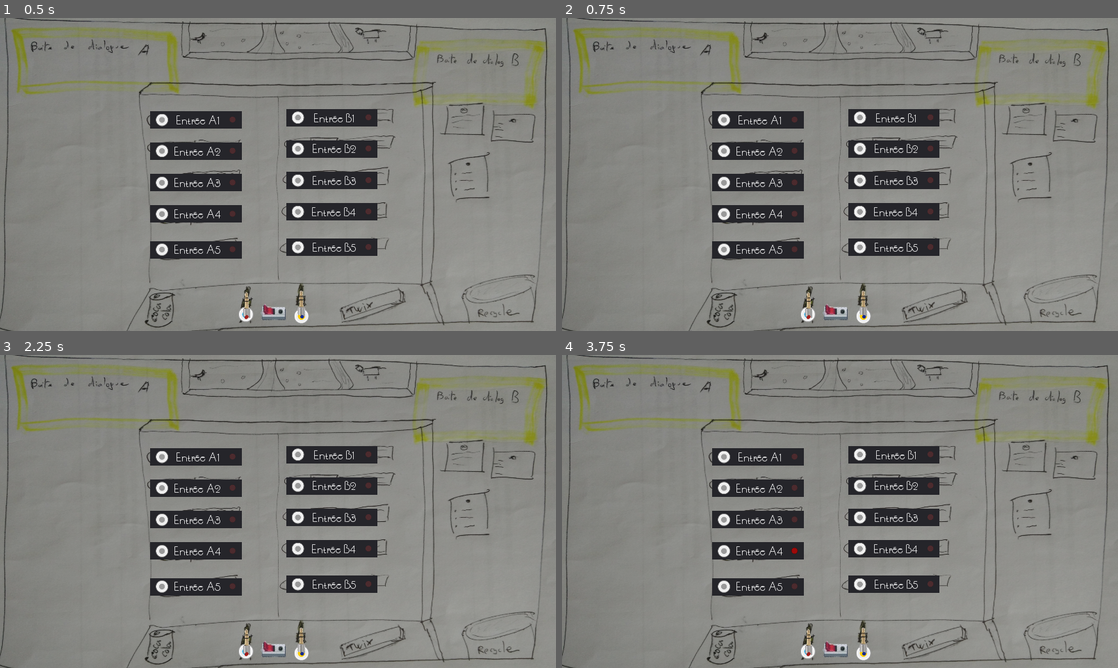
Above: before the commit, frames 1-4 (two rows, left to right).
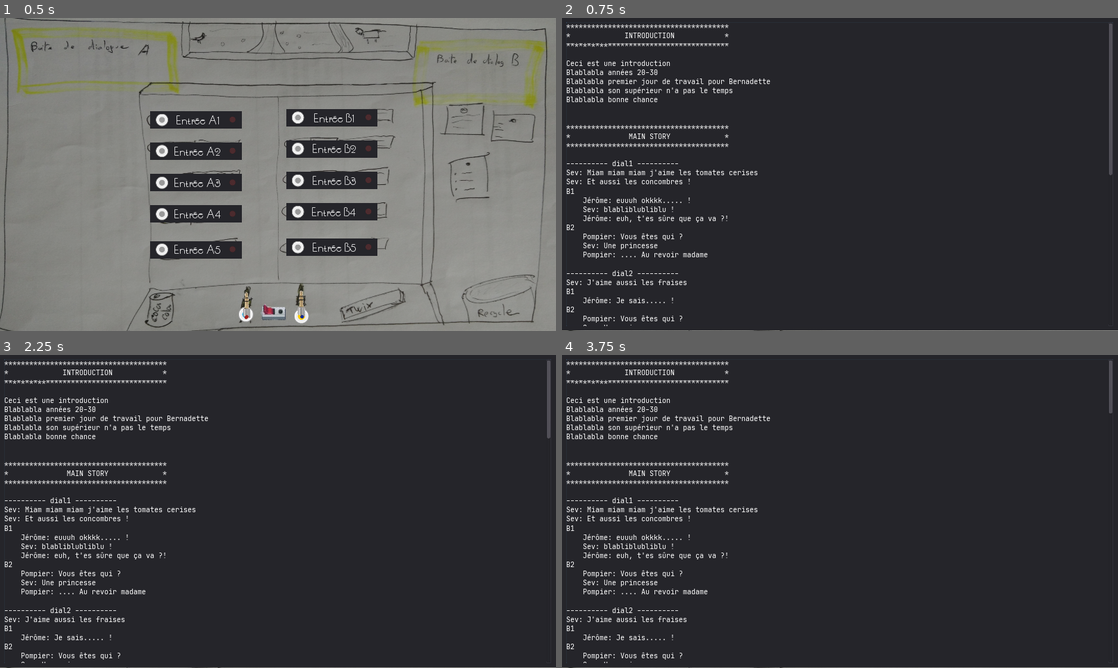
Above: after the commit, the same moments.

Repository: Nutriz/GodotWildJam21
Game: Godot game, scene res://Game.tscn
The game is run twice, just before and just after one commit, with the same random seed, the same clock (stepped at 60 frames per second) and the same inputs.
Inputs (mouse positions are in pixels of both pictures, inside the frame that each line leads up to):
- Up to frame 1 (0.5 s): no input
- Up to frame 2 (0.75 s): tap Enter (debug, bound only after the commit) at 0.5 s; move the mouse to (723, 121) at 0.52 s; click (723, 121) at 0.67 s
- Up to frame 3 (2.25 s): tap Space (skip) at 1.25 s; move the mouse to (161, 489) at 1.27 s; click (161, 489) at 1.42 s; tap Enter (debug, bound only after the commit) at 2 s; move the mouse to (161, 520) at 2.02 s; click (161, 520) at 2.17 s
- Up to frame 4 (3.75 s): tap Space (skip) at 2.75 s; move the mouse to (723, 552) at 2.77 s; click (723, 552) at 2.92 s; tap Enter (debug, bound only after the commit) at 3.5 s; move the mouse to (723, 586) at 3.52 s; click (723, 586) at 3.67 s

Frame 1 is identical in both runs. In frame 2, 91% of the frame differs, in the area x 0-100%, y 0-100%; in frame 3, 91%; in frame 4, 91%.

Commit message:
Better dialogue system, also english support added

Diff:
--- a/Assets/Dialogues/dialogues.json.gd
+++ b/Assets/Dialogues/dialogues.json.gd
@@ -6,17 +6,33 @@
 		"B4": "Louis",
 		"B5": "Pompier"
 	},
+	"introduction_fr": [
+		"Ceci est une introduction",
+		"Blablabla années 20-30",
+		"Blablabla premier jour de travail pour Bernadette",
+		"Blablabla son supérieur n'a pas le temps",
+		"Blablabla bonne chance"
+	],
+	"introduction_en": [
+		"This is an introduction...",
+		"This is an introduction...",
+		"This is an introduction...",
+		"This is an introduction...",
+		"This is an introduction..."
+	],
 	"main_story": {
 		"dial1": [
 			{
 				"name": "Sev",
 				"pos": "caller",
-				"text": "Miam miam miam j'aime les tomates cerises"
+				"text_fr": "Miam miam miam j'aime les tomates cerises",
+				"text_en": ""
 			},
 			{
 				"name": "Sev",
 				"pos": "caller",
-				"text": "Et aussi les concombres !",
+				"text_fr": "Et aussi les concombres !",
+				"text_en": "",
 				"holding": true
 			},
 			{
@@ -24,34 +40,40 @@
 					{
 						"name": "Jérôme",
 						"pos": "called",
-						"text": "euuuh okkkk..... !"
+						"text_fr": "euuuh okkkk..... !",
+						"text_en": ""
 					},
 					{
 						"name": "Sev",
 						"pos": "caller",
-						"text": "blabliblubliblu !"
+						"text_fr": "blabliblubliblu !",
+						"text_en": ""
 					},
 					{
 						"name": "Jérôme",
 						"pos": "called",
-						"text": "euh, t'es sûre que ça va ?!"
-					}
-				],
-				"B2": [
-					{
-						"name": "Pompier",
-						"pos": "called",
-						"text": "Vous êtes qui ?"
+						"text_fr": "euh, t'es sûre que ça va ?!",
+						"text_en": ""
+					}
+				],
+				"B2": [
+					{
+						"name": "Pompier",
+						"pos": "called",
+						"text_fr": "Vous êtes qui ?",
+						"text_en": ""
 					},
 					{
 						"name": "Sev",
 						"pos": "caller",
-						"text": "Une princesse"
-					},
-					{
-						"name": "Pompier",
-						"pos": "called",
-						"text": ".... Au revoir madame"
+						"text_fr": "Une princesse",
+						"text_en": ""
+					},
+					{
+						"name": "Pompier",
+						"pos": "called",
+						"text_fr": ".... Au revoir madame",
+						"text_en": ""
 					}
 				]
 			}
@@ -60,7 +82,8 @@
 			{
 				"name": "Sev",
 				"pos": "caller",
-				"text": "J'aime aussi les fraises",
+				"text_fr": "J'aime aussi les fraises",
+				"text_en": "",
 				"holding": true
 			},
 			{
@@ -68,24 +91,28 @@
 					{
 						"name": "Jérôme",
 						"pos": "called",
-						"text": "Je sais..... !"
-					}
-				],
-				"B2": [
-					{
-						"name": "Pompier",
-						"pos": "called",
-						"text": "Vous êtes qui ?"
+						"text_fr": "Je sais..... !",
+						"text_en": ""
+					}
+				],
+				"B2": [
+					{
+						"name": "Pompier",
+						"pos": "called",
+						"text_fr": "Vous êtes qui ?",
+						"text_en": ""
 					},
 					{
 						"name": "Sev",
 						"pos": "caller",
-						"text": "Une princesse"
-					},
-					{
-						"name": "Pompier",
-						"pos": "called",
-						"text": ".... Au revoir madame"
+						"text_fr": "Une princesse",
+						"text_en": ""
+					},
+					{
+						"name": "Pompier",
+						"pos": "called",
+						"text_fr": ".... Au revoir madame",
+						"text_en": ""
 					}
 				]
 			}
@@ -96,43 +123,49 @@
 			{
 				"name": "Barman",
 				"pos": "caller",
-				"text": "C'est pour une commande de bières",
-				"holding": true
-			},
-			{
-				"B1": [
-					{
-						"name": "B1",
-						"pos": "called",
-						"text": "euuuh okkkk..... !"
-					}
-				],
-				"B2": [
-					{
-						"name": "B2",
-						"pos": "called",
-						"text": "euuuh okkkk..... !"
+				"text_fr": "C'est pour une commande de bières",
+				"text_en": "",
+				"holding": true
+			},
+			{
+				"B1": [
+					{
+						"name": "Lucien",
+						"pos": "called",
+						"text_fr": "J'adoreeee la météooooore",
+						"text_en": ""
+					}
+				],
+				"B2": [
+					{
+						"name": "Jaques",
+						"pos": "called",
+						"text_fr": "Désolé monsieur je ne suis pas la personne qu'il vous faut",
+						"text_en": ""
 					}
 				],
 				"B3": [
 					{
-						"name": "B3",
-						"pos": "called",
-						"text": "euuuh okkkk..... !"
+						"name": "George",
+						"pos": "called",
+						"text_fr": "... ... ... ......",
+						"text_en": ""
 					}
 				],
 				"B4": [
 					{
-						"name": "B4",
-						"pos": "called",
-						"text": "euuuh okkkk..... !"
+						"name": "Alphonse",
+						"pos": "called",
+						"text_fr": "Hip...je dis ouip !",
+						"text_en": ""
 					}
 				],
 				"B5": [
 					{
-						"name": "B5",
-						"pos": "called",
-						"text": "euuuh okkkk..... !"
+						"name": "Chef",
+						"pos": "called",
+						"text_fr": "Moi je fais le manger, pas le boisson",
+						"text_en": ""
 					}
 				]
 			}
@@ -141,7 +174,8 @@
 			{
 				"name": "Tintin",
 				"pos": "caller",
-				"text": "On va sur la lune !!!",
+				"text_fr": "On va sur la lune !!!",
+				"text_en": "",
 				"holding": true
 			},
 			{
@@ -149,35 +183,40 @@
 					{
 						"name": "B1",
 						"pos": "called",
-						"text": "Tonnerre de Brest  !"
+						"text_fr": "Tonnerre de Brest  !",
+						"text_en": ""
 					}
 				],
 				"B2": [
 					{
 						"name": "B2",
 						"pos": "called",
-						"text": "Tonnerre de Brest  !"
+						"text_fr": "Tonnerre de Brest  !",
+						"text_en": ""
 					}
 				],
 				"B3": [
 					{
 						"name": "B3",
 						"pos": "called",
-						"text": "Tonnerre de Brest  !"
+						"text_fr": "Tonnerre de Brest  !",
+						"text_en": ""
 					}
 				],
 				"B4": [
 					{
 						"name": "B4",
 						"pos": "called",
-						"text": "Tonnerre de Brest  !"
+						"text_fr": "Tonnerre de Brest  !",
+						"text_en": ""
 					}
 				],
 				"B5": [
 					{
 						"name": "B5",
 						"pos": "called",
-						"text": "Tonnerre de Brest  !"
+						"text_fr": "Tonnerre de Brest  !",
+						"text_en": ""
 					}
 				]
 			}
--- a/Game.gd
+++ b/Game.gd
@@ -18,6 +18,43 @@
 
 	if Input.is_action_pressed("quit"):
 		get_tree().quit()
+
+	if Input.is_action_just_pressed("debug"):
+		$Debug.visible = true
+		$Debug/D.text += "***************************************\n"
+		$Debug/D.text += "*             INTRODUCTION            *\n"
+		$Debug/D.text += "***************************************\n"
+
+		for msg in Global.introduction:
+			$Debug/D.text += "\n" + msg
+
+		$Debug/D.text += "\n\n\n***************************************\n"
+		$Debug/D.text += "*              MAIN STORY             *\n"
+		$Debug/D.text += "***************************************\n"
+
+		debug(Global.main_story)
+
+		$Debug/D.text += "\n\n***************************************\n"
+		$Debug/D.text += "*          SECONDARIES STORY          *\n"
+		$Debug/D.text += "***************************************\n"
+		debug(Global.secondary_stories)
+
+func debug(story):
+	for dial in story:
+		$Debug/D.text += "\n---------- " + dial + " ----------"
+		var curr_dial = story[dial]
+		for msg_index in curr_dial.size():
+			if msg_index < curr_dial.size() - 1:
+				$Debug/D.text += "\n" + curr_dial[msg_index].name + ": " + $DialogSystem/CallerDialog.get_text(curr_dial[msg_index])
+			else:
+				for b in curr_dial[msg_index]:
+					$Debug/D.text += "\n" + b
+					for answer_index in curr_dial[msg_index][b].size():
+						if curr_dial[msg_index][b][answer_index].pos == "called":
+							$Debug/D.text += "\n\t" + curr_dial[msg_index][b][answer_index].name + ": " + $DialogSystem/CallerDialog.get_text(curr_dial[msg_index][b][answer_index])
+						else:
+							$Debug/D.text += "\n\t" + curr_dial[msg_index][b][answer_index].name + ": " + $DialogSystem/CallerDialog.get_text(curr_dial[msg_index][b][answer_index])
+		$Debug/D.text += "\n"
 
 func refresh_cable_position():
 	$CableJackA.remove_point(1)
--- a/Game.tscn
+++ b/Game.tscn
@@ -13,6 +13,10 @@
 [ext_resource path="res://Assets/Sprites/switch_button_on.png" type="Texture" id=11]
 [ext_resource path="res://Assets/Sprites/switch_button_off.png" type="Texture" id=12]
 [ext_resource path="res://Assets/Sounds/noise2.ogg" type="AudioStream" id=13]
+[ext_resource path="res://Assets/Font/JetBrainsMono-Regular.ttf" type="DynamicFontData" id=14]
+
+[sub_resource type="DynamicFont" id=1]
+font_data = ExtResource( 14 )
 
 [node name="Game" type="Node2D"]
 script = ExtResource( 1 )
@@ -187,5 +191,22 @@
 stream = ExtResource( 13 )
 volume_db = -24.0
 pitch_scale = 0.81
+
+[node name="Debug" type="Panel" parent="."]
+visible = false
+margin_right = 1280.0
+margin_bottom = 718.0
+__meta__ = {
+"_edit_use_anchors_": false
+}
+
+[node name="D" type="RichTextLabel" parent="Debug"]
+margin_left = 10.0
+margin_top = 10.0
+margin_right = 1269.0
+margin_bottom = 709.0
+focus_mode = 2
+custom_fonts/normal_font = SubResource( 1 )
+selection_enabled = true
 [connection signal="toggled" from="HoldSwitch" to="." method="_on_holding_toggled"]
 [connection signal="timeout" from="CallTimer" to="." method="_on_call_timer_timeout"]
--- a/Scenes/DialogSystem.gd
+++ b/Scenes/DialogSystem.gd
@@ -1,8 +1,4 @@
 extends Control
-
-onready var dials = load_dialogue("res://Assets/Dialogues/dialogues.json.gd")
-onready var main_story = dials["main_story"]
-onready var secondary_stories = dials["secondary_stories"]
 
 var story_index = 0
 
@@ -42,15 +38,6 @@
 	$CalledDialog.hide()
 	Events.emit_signal("dialogue_finished")
 
-func load_dialogue(file_path):
-	var file = File.new()
-	assert(file.file_exists(file_path), "file don't exist")
-
-	file.open(file_path, file.READ)
-	var dialogues = parse_json(file.get_as_text())
-	assert(dialogues.size() > 0, "dialogue is empty")
-	return dialogues
-
 func on_start_dialogue():
 	msg_index = 0
 	start_new_dialog()
@@ -71,13 +58,13 @@
 	if randi() % 2 == 0:
 		story_index += 1
 		print("start new story dialogue, index: " + str(story_index))
-		curr_dial = main_story["dial" + str(story_index)]
+		curr_dial = Global.main_story["dial" + str(story_index)]
 	else:
-		var max_index = secondary_stories.size()
+		var max_index = Global.secondary_stories.size()
 		var index = (randi() % max_index) + 1
 		assert(index > 0)
 		print("start new secondary story dialogue, index: " + str(index))
-		curr_dial = secondary_stories["dial" + str(index)]
+		curr_dial = Global.secondary_stories["dial" + str(index)]
 
 func on_holding():
 
--- a/Scripts/Dialog.gd
+++ b/Scripts/Dialog.gd
@@ -10,7 +10,7 @@
 	visible = true
 	display_indicator(false)
 
-	$Text.text = msg.name + ": " + msg.text
+	$Text.text = msg.name + ": " + get_text(msg)
 	$Text.visible_characters = msg.name.length() + 1
 	$NextCharacter.start()
 
@@ -22,14 +22,14 @@
 	return $NextIndicator.visible
 
 func skip_to_end_of_text():
-	$Text.visible_characters = msg.name.length() + msg.text.length() + 8
+	$Text.visible_characters = msg.name.length() +get_text(msg).length() + 8
 
 func display_indicator(must_display):
 	$NextIndicator.visible = must_display
 
 func _on_next_character_timeout():
 	if msg.pos == "caller":
-		if ($Text.visible_characters == msg.name.length() + msg.text.length() + 8):
+		if ($Text.visible_characters == msg.name.length() + get_text(msg).length() + 8):
 			if msg.has("holding"):
 				Events.emit_signal("can_be_holded", self)
 			else:
@@ -37,7 +37,13 @@
 		else:
 			$Text.visible_characters += 1
 	else:
-		if ($Text.visible_characters == msg.name.length() + msg.text.length() + 8):
+		if ($Text.visible_characters == msg.name.length() + get_text(msg).length() + 8):
 			display_indicator(true)
 		else:
 			$Text.visible_characters += 1
+
+func get_text(msg):
+	if Global.language == "fr":
+		return msg.text_fr
+	else:
+		return msg.text_en
--- a/Scripts/Global.gd
+++ b/Scripts/Global.gd
@@ -3,3 +3,25 @@
 enum Inputs {A1, A2, A3, A4, A5, B1, B2, B3, B4, B5}
 
 var switch_button
+
+var language = "fr"
+
+onready var dials = load_dialogue("res://Assets/Dialogues/dialogues.json.gd")
+var introduction
+onready var main_story = dials["main_story"]
+onready var secondary_stories = dials["secondary_stories"]
+
+func _ready():
+	if language == "fr":
+		introduction = dials["introduction_fr"]
+	else:
+		introduction = dials["introduction_en"]
+
+func load_dialogue(file_path):
+	var file = File.new()
+	assert(file.file_exists(file_path), "file don't exist")
+
+	file.open(file_path, file.READ)
+	var dialogues = parse_json(file.get_as_text())
+	assert(dialogues.size() > 0, "dialogue is empty")
+	return dialogues
--- a/project.godot
+++ b/project.godot
@@ -43,6 +43,15 @@
 , Object(InputEventMouseButton,"resource_local_to_scene":false,"resource_name":"","device":-1,"alt":false,"shift":false …(203 unchanged characters)…
  ]
 }
+debug={
+"deadzone": 0.5,
+"events": [ Object(InputEventKey,"resource_local_to_scene":false,"resource_name":"","device":0,"alt":false,"shift":false,"control":false,"meta":false,"command":false,"pressed":false,"scancode":16777221,"unicode":0,"echo":false,"script":null)
+ ]
+}
+
+[locale]
+
+locale_filter=[ 0, [  ] ]
 
 [rendering]
 
Binary file added: Assets/Font/JetBrainsMono-Regular.ttf
Not shown: 1 places in Game.tscn that only renumber resources
